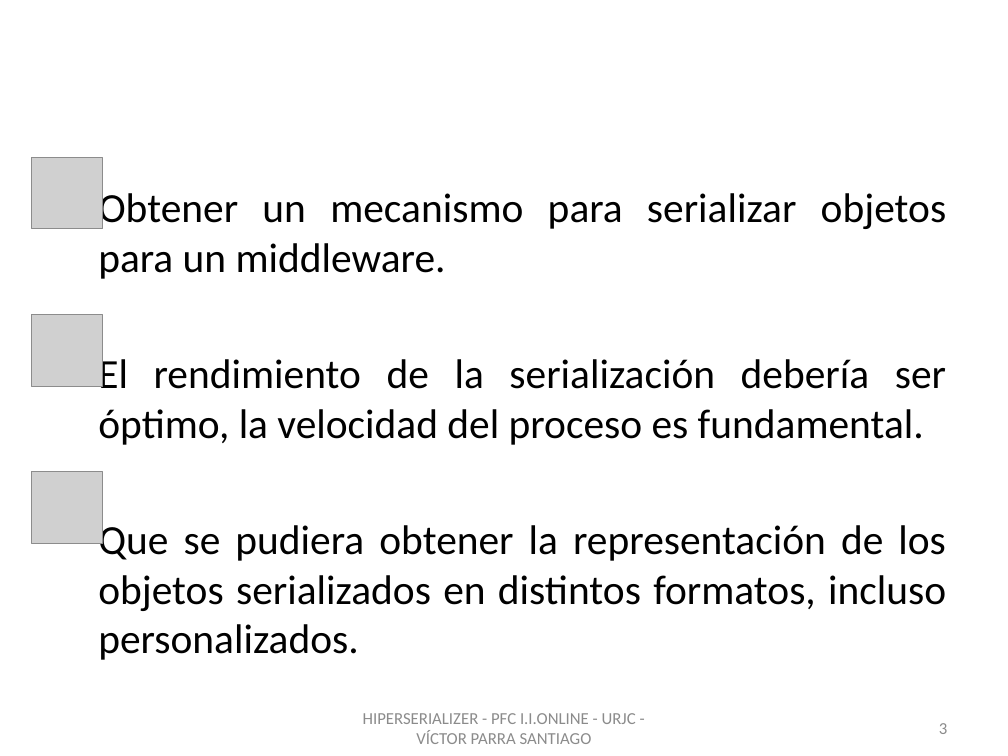
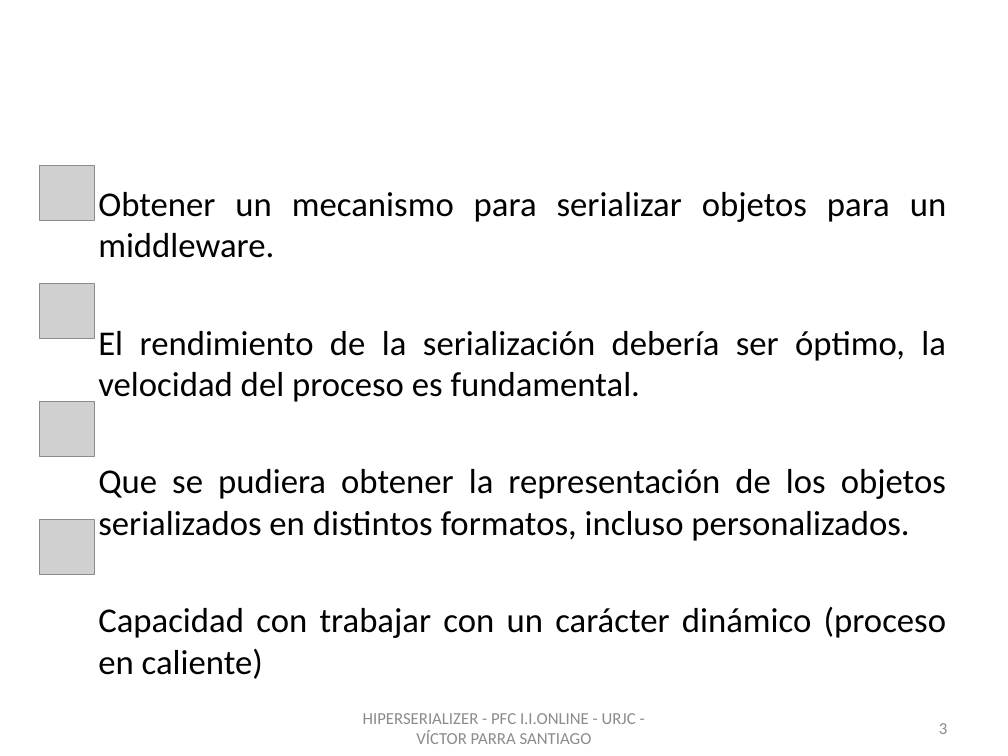
Before and after one commit to vitiparra/ProyectoFinDeCarrera, a slide deck: slide 3 of Memoria/PFC HiperSerializer.pptx. Drawn at 1008x756 pixels with LibreOffice and Linux fonts; fonts in the diff are those of the drawing; grey boxes stand for pictures; background and template pictures are left out. Boxes give left, top, right and bottom in pixels: in the first picture for what was removed or moved away, otherwise in the second. Text is boxed around its words. In the diff, an @@ line names an element or a change of style, - is before the commit and + after.

```diff
--- a/Memoria/PFC HiperSerializer.pptx
+++ b/Memoria/PFC HiperSerializer.pptx
@@ picture: place and size @@
-picture at [31, 157, 103, 229]
+picture at [39, 165, 95, 221]
@@ text at [98, 192, 946, 541]: size 29.6 to 24.8 pt in "Obtener un mecanismo para serializar objetos para ...", "El rendimiento de la serialización debería ser ...", "Que se pudiera obtener la representación de ..." @@
@@ picture added at [39, 283, 95, 339] @@
@@ picture removed at [31, 314, 103, 386] @@
@@ picture added at [39, 401, 95, 457] @@
@@ picture removed at [31, 472, 103, 543] @@
@@ picture added at [39, 520, 95, 576] @@
@@ text at [98, 607, 946, 638]: paragraph added @@
+Capacidad con trabajar con un carácter dinámico (proceso en caliente)
```
Also in this commit, not shown: 17 other slides changed, 1 slide added.
